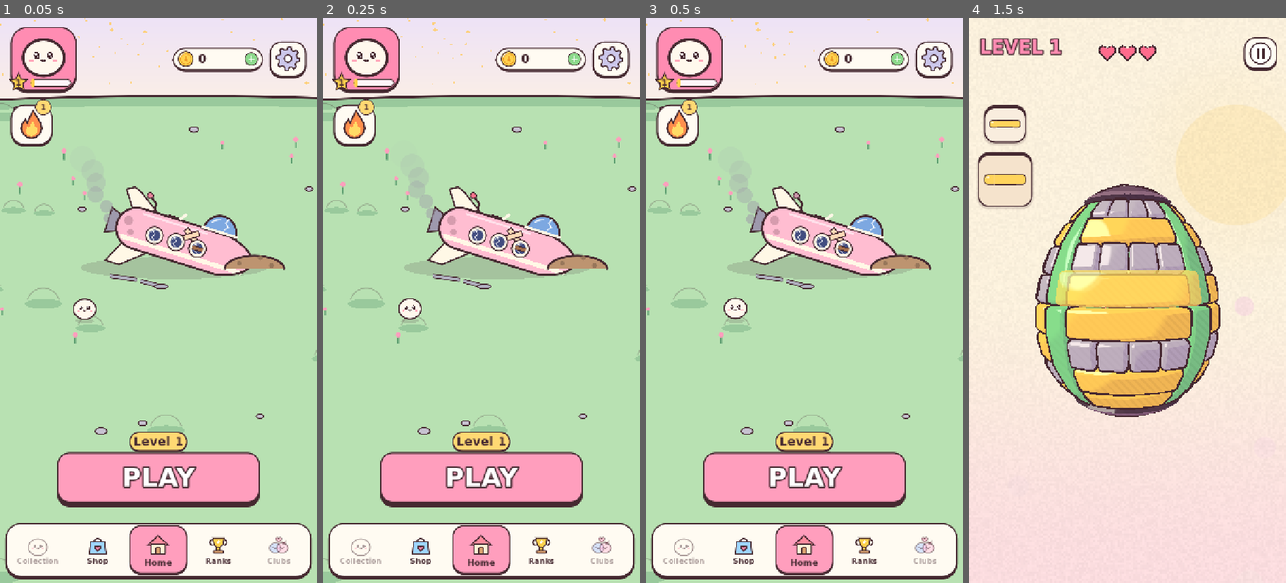
Above: before the commit, frames 1-4 (left to right).
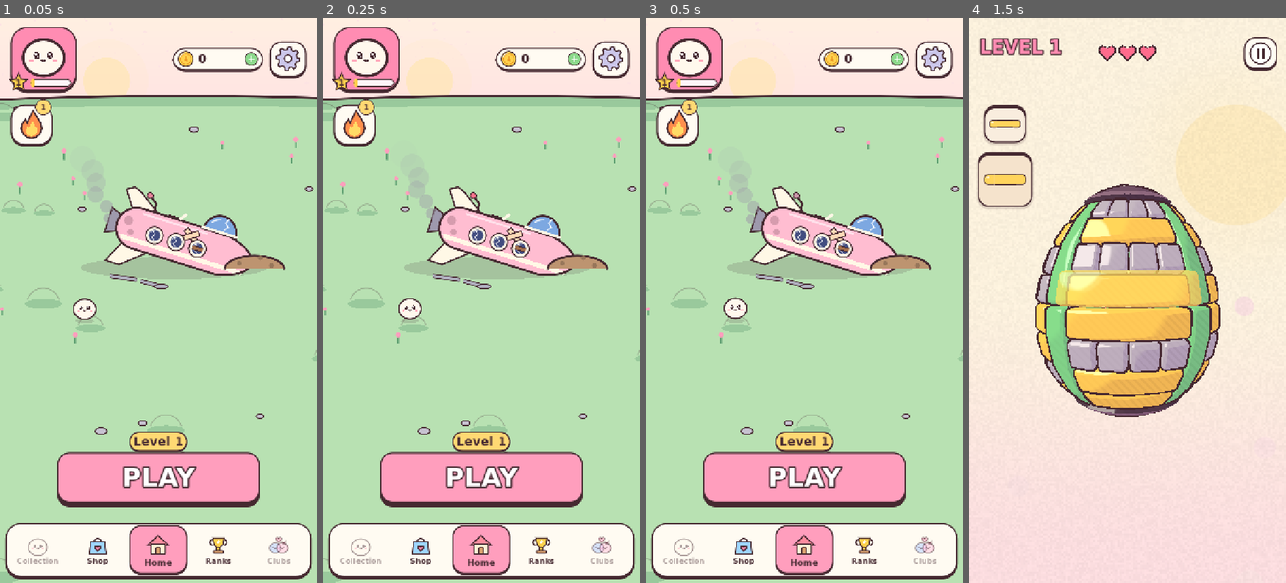
Above: after the commit, the same moments.

Repository: jvea03/tetrisphere-godot
Game: Godot game, scene res://scenes/home.tscn
Same seed, same stepped clock (60 frames per second), same inputs: the game is played once before the commit and once after it. This scene is started directly instead of the project's main scene.
Inputs:
- Up to frame 1 (0.05 s): no input
- Up to frame 2 (0.25 s): no input
- Up to frame 3 (0.5 s): no input
- Up to frame 4 (1.5 s): click "PLAY" at 0.5 s; click "Skip" at 1.25 s

The runs differ from the first frame. In frame 1, 0.9% of the frame differs, in the area x 0-98%, y 0-14%; in frame 2, 0.9%; in frame 3, 0.9%; in frame 4, nothing differs.

Commit message:
Home: the day and night cycle, matching the player's current level
The crash site's sky takes the same time of day as the level on the PLAY
button (TSToon.sky_for_level): the level's sky colours, soft sparkles by day
and twinkling stars at night, the sun or a crescent moon. The sky is its own
layer now, so the camp below can take the light -- each sky has a "world"
tint: moonlit at night, warm at sunset, a touch of pink at dawn.

Co-Authored-By: Claude Opus 5.5 <noreply@anthropic.com>

Diff:
--- a/scripts/toon.gd
+++ b/scripts/toon.gd
@@ -239,24 +239,25 @@
 ## SKY_LEVELS levels has its time of day, in this order, and then round again.
 ## `top`/`bottom` are the sky's gradient, `dots` its polka dots (stars at
 ## night), `orb` the sun or moon (alpha 0: none), `light` and `ambient` tint
-## the light on the egg a touch -- never enough to change a piece's colour.
+## the light on the egg a touch -- never enough to change a piece's colour --
+## and `world` tints the crash site on Home (moonlit at night, warm at sunset).
 const SKY_LEVELS := 10
 const SKIES := [
 	{"name": "Morning", "top": Color(1.0, 0.96, 0.88), "bottom": Color(1.0, 0.88, 0.89), "grad": 0.45,
 		"dots": Color(0.99, 0.89, 0.89), "stars": 0.0, "orb": Color(1.0, 0.9, 0.66, 0.55), "orb_uv": Vector2(0.84, 0.26), "crescent": 0.0,
-		"light": Color(1.0, 0.97, 0.92), "ambient": Color(1.0, 0.92, 0.95)},
+		"light": Color(1.0, 0.97, 0.92), "ambient": Color(1.0, 0.92, 0.95), "world": Color(1.0, 1.0, 1.0)},
 	{"name": "Day", "top": Color(0.78, 0.9, 1.0), "bottom": Color(1.0, 0.97, 0.9), "grad": 0.1,
 		"dots": Color(0.9, 0.95, 1.0), "stars": 0.0, "orb": Color(1.0, 0.87, 0.45, 0.95), "orb_uv": Vector2(0.84, 0.22), "crescent": 0.0,
-		"light": Color(1.0, 0.99, 0.95), "ambient": Color(0.95, 0.96, 1.0)},
+		"light": Color(1.0, 0.99, 0.95), "ambient": Color(0.95, 0.96, 1.0), "world": Color(1.0, 1.0, 1.0)},
 	{"name": "Sunset", "top": Color(1.0, 0.76, 0.56), "bottom": Color(0.9, 0.66, 0.84), "grad": 0.1,
 		"dots": Color(1.0, 0.84, 0.68), "stars": 0.0, "orb": Color(1.0, 0.56, 0.36, 0.95), "orb_uv": Vector2(0.14, 0.74), "crescent": 0.0,
-		"light": Color(1.0, 0.9, 0.8), "ambient": Color(1.0, 0.88, 0.9)},
+		"light": Color(1.0, 0.9, 0.8), "ambient": Color(1.0, 0.88, 0.9), "world": Color(1.0, 0.9, 0.84)},
 	{"name": "Night", "top": Color(0.14, 0.13, 0.3), "bottom": Color(0.32, 0.25, 0.47), "grad": 0.1,
 		"dots": Color(1.0, 0.93, 0.7), "stars": 1.0, "orb": Color(0.99, 0.95, 0.82, 1.0), "orb_uv": Vector2(0.84, 0.24), "crescent": 1.0,
-		"light": Color(0.92, 0.93, 1.0), "ambient": Color(0.86, 0.86, 1.0)},
+		"light": Color(0.92, 0.93, 1.0), "ambient": Color(0.86, 0.86, 1.0), "world": Color(0.62, 0.64, 0.86)},
 	{"name": "Dawn", "top": Color(0.78, 0.74, 0.96), "bottom": Color(1.0, 0.85, 0.76), "grad": 0.15,
 		"dots": Color(0.9, 0.84, 0.99), "stars": 0.0, "orb": Color(1.0, 0.8, 0.6, 0.8), "orb_uv": Vector2(0.86, 0.74), "crescent": 0.0,
-		"light": Color(1.0, 0.95, 0.92), "ambient": Color(1.0, 0.92, 0.96)},
+		"light": Color(1.0, 0.95, 0.92), "ambient": Color(1.0, 0.92, 0.96), "world": Color(0.98, 0.93, 0.96)},
 ]
 
 
--- a/scripts/ui/ship_scene.gd
+++ b/scripts/ui/ship_scene.gd
@@ -71,6 +71,8 @@
 # crater field to the south.
 const PLANET := Vector2(1900.0, 170.0)
 const MOON := Vector2(620.0, 120.0)
+const SUN := Vector2(1100.0, 290.0)   # the time of day's sun or moon, in view as Home opens
+const SUN_R := 62.0
 const KITE_SKY := Vector2(340.0, 250.0)     # where the kite flies
 const POND := Vector2(560.0, 1000.0)
 const MOUND := SHIP_AT + Vector2(195.0, 62.0)
@@ -110,7 +112,8 @@
 var _t := 0.0
 var _xf := Transform2D()        # ship coordinates -> world coordinates
 var _world: Control             # everything that pans
-var _ground: Control            # sky, planet, ground, scenery and shadows
+var _sky_layer: Control         # the sky: its time of day, stars, sun or moon, the ringed planet
+var _ground: Control            # ground, scenery and shadows
 var _painters: Array = []       # layers that redraw every frame
 var _ship_layer: Control
 var _props_layer: Control       # over the ship: the heap, ladder and flag
@@ -124,6 +127,7 @@
 var _stars: Array = []          # [position, size, phase]
 var _levels: Array = []         # each ship part's level (TSProfile.PARTS): 0 broken
 var _planet: Dictionary = PLANETS[0]   # this planet's colours
+var _sky: Dictionary = TSToon.SKIES[0]   # the time of day, as on the current level
 ## How far launch prep has come: 0 crashed, 1 righted on its legs amid
 ## scaffolding, 2 upright on the launch pad (every part fixed).
 var _stage := 0
@@ -150,6 +154,7 @@
 	for i in TSProfile.PART_COUNT:
 		_levels.append(TSProfile.part_level_of(i))
 	_planet = PLANETS[(TSProfile.planet_number - 1) % PLANETS.size()]
+	_sky = TSToon.sky_for_level(TSProfile.last_level)
 	_set_pose()
 	_make_scenery()
 
@@ -158,6 +163,7 @@
 	_world.scale = Vector2.ONE * ZOOM
 	_world.mouse_filter = Control.MOUSE_FILTER_IGNORE
 	add_child(_world)
+	_sky_layer = _layer(_draw_sky, -2.0)
 	_ground = _layer(_draw_ground, -1.0)
 	_pad_layer = _spot_layer(_draw_pad, _ship_depth - 2.0)
 	_ship_layer = _layer(_draw_ship, _ship_depth)
@@ -181,6 +187,12 @@
 		_spot_layer(spot[0], (spot[1] as Vector2).y)
 	if _jobs.has("crater"):
 		_lip_layer = _layer(_draw_crater_lip, CRATER.y + 1.0)
+	# The time of day, as on the player's current level (TSToon.SKIES): the
+	# sky draws itself, and everything under it takes the light -- moonlit at
+	# night, warm at sunset.
+	for child in _world.get_children():
+		if child != _sky_layer:
+			(child as CanvasItem).modulate = _sky["world"]
 	_home_view()
 	_process(0.0)
 
@@ -635,14 +647,28 @@
 
 # -- the world ------------------------------------------------------------------
 
-func _draw_ground() -> void:
-	var ci := _ground
-	# The sky, lilac high up, fading to cream at the horizon.
+## The sky at the time of day of the player's current level, as in the game
+## (TSToon.SKIES): its colours top to horizon, soft sparkles by day that turn
+## into bright twinkling stars at night, the sun -- or a crescent moon -- and
+## this world's own ringed planet and little moon.
+func _draw_sky() -> void:
+	var ci := _sky_layer
+	var top: Color = _sky["top"]
+	var low: Color = _sky["bottom"]
 	ci.draw_polygon(PackedVector2Array([Vector2(0, 0), Vector2(W, 0), Vector2(W, 420), Vector2(0, 420)]),
-		PackedColorArray([_planet["sky_top"], _planet["sky_top"], _planet["sky_low"], _planet["sky_low"]]))
+		PackedColorArray([top, top, low, low]))
+	var night := float(_sky["stars"]) > 0.5
 	for st in _stars:
 		var r: float = float(st[1]) * (0.7 + 0.3 * sin(_t * 2.2 + float(st[2])))
-		_sparkle(ci, st[0], r, Color(1.0, 0.8, 0.4, 0.85))
+		_sparkle(ci, st[0], r, Color(1.0, 0.9, 0.6, 0.95) if night else Color(_sky["dots"], 0.9))
+	var orb: Color = _sky["orb"]
+	if orb.a > 0.0:
+		ci.draw_circle(SUN, SUN_R * 1.8, Color(orb, 0.2 * orb.a), true, -1.0, true)
+		ci.draw_circle(SUN, SUN_R, Color(orb, orb.a), true, -1.0, true)
+		if float(_sky["crescent"]) > 0.5:
+			# The bite out of the moon: a disc of the sky behind it.
+			var bite := SUN + Vector2(SUN_R * 0.45, -SUN_R * 0.3)
+			ci.draw_circle(bite, SUN_R * 0.82, top.lerp(low, bite.y / 420.0), true, -1.0, true)
 	# A ringed planet and a little moon.
 	ci.draw_circle(PLANET, 60.0, Color(0.80, 0.70, 0.98), true, -1.0, true)
 	ci.draw_arc(PLANET, 60.0, 0.0, TAU, 48, INK, 5.0, true)
@@ -658,6 +684,9 @@
 	for dimple in [[Vector2(-10, -6), 7.0], [Vector2(10, 10), 5.0], [Vector2(8, -14), 4.0]]:
 		ci.draw_circle(MOON + dimple[0], dimple[1], Color(0.9, 0.86, 0.8), true, -1.0, true)
 
+
+func _draw_ground() -> void:
+	var ci := _ground
 	# The planet's surface, curving away at the edges of the world.
 	var ground := PackedVector2Array()
 	for k in 41:
Not shown, changed: README.md
